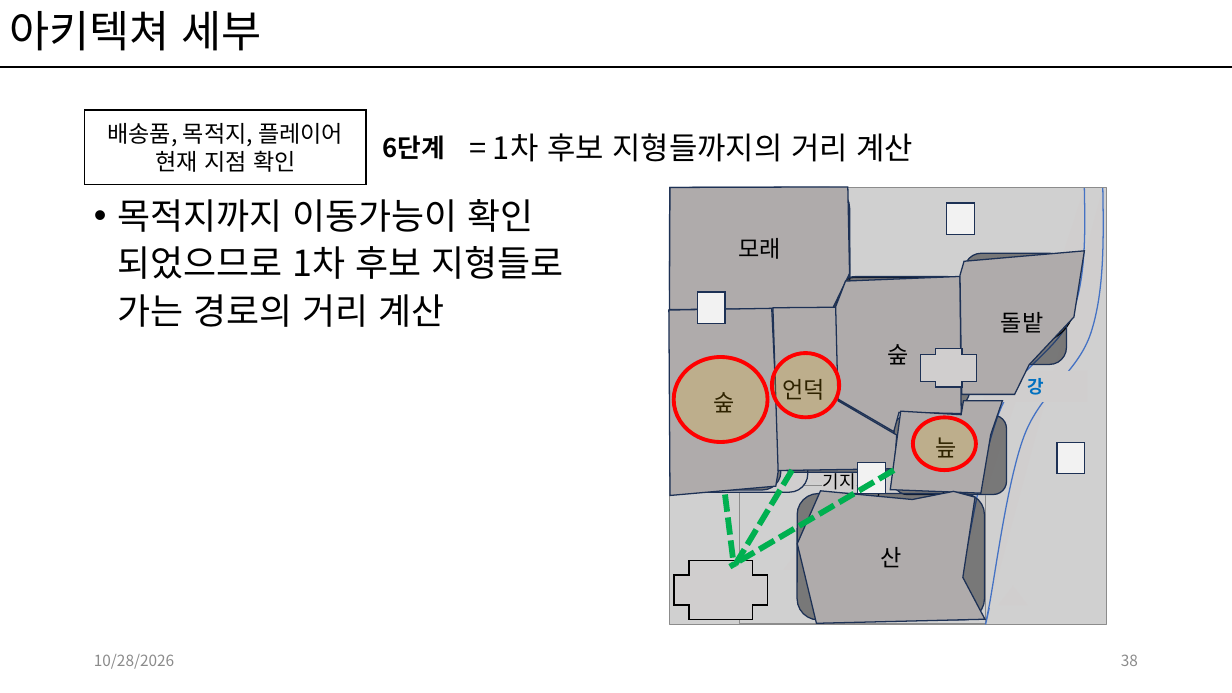
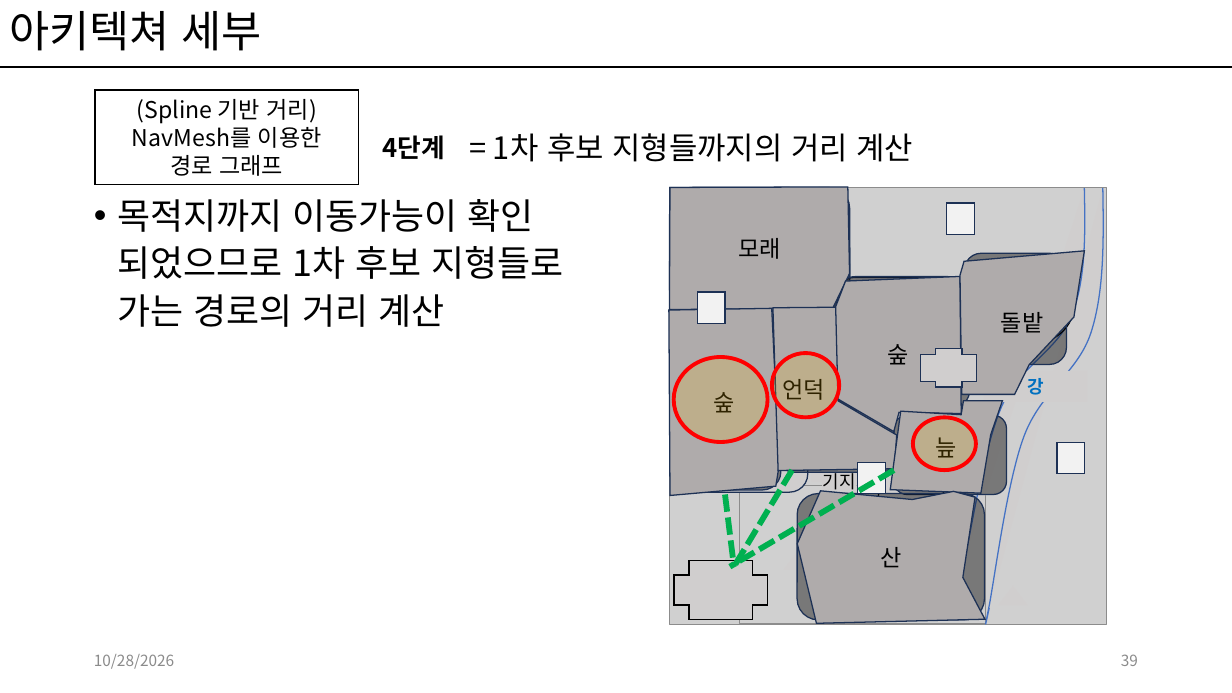
Before and after one commit to kwakyerin/2026_Graduation_Project, a slide deck: slide 39 of documents/HyunahKwon/design/designing/for_teammates/배트와 달트_기획.pptx (slide 38 before the commit). Drawn at 1232x693 pixels with LibreOffice and Linux fonts; fonts in the diff are those of the drawing; grey boxes stand for pictures. Boxes give left, top, right and bottom in pixels: in the first picture for what was removed or moved away, otherwise in the second. Text is boxed around its words. In the diff, an @@ line names an element or a change of style, - is before the commit and + after.

Commit message:
아키텍쳐 기획 세부 정리 완료
전체 기획서에 위치함, 수정한 페이지는 표시를 해둠

```diff
--- a/documents/HyunahKwon/design/designing/for_teammates/배트와 달트_기획.pptx
+++ b/documents/HyunahKwon/design/designing/for_teammates/배트와 달트_기획.pptx
@@ rectangle removed at (85, 110, 366, 185) @@
-배송품, 목적지, 플레이어 현재 지점 확인
@@ rectangle added at (95, 91, 359, 185), fill #FFFFFF, outline #000000 1 pt, 18 pt, text #000000 @@
+(Spline 기반 거리)
+NavMesh를 이용한
+경로 그래프
@@ text at (383, 135, 445, 160): text changed @@
-6단계
+4단계
@@ page number at (1121, 654, 1138, 666): text changed @@
-38
+39
```
Also in this commit, not shown: 11 other slides changed, 6 slides added.
